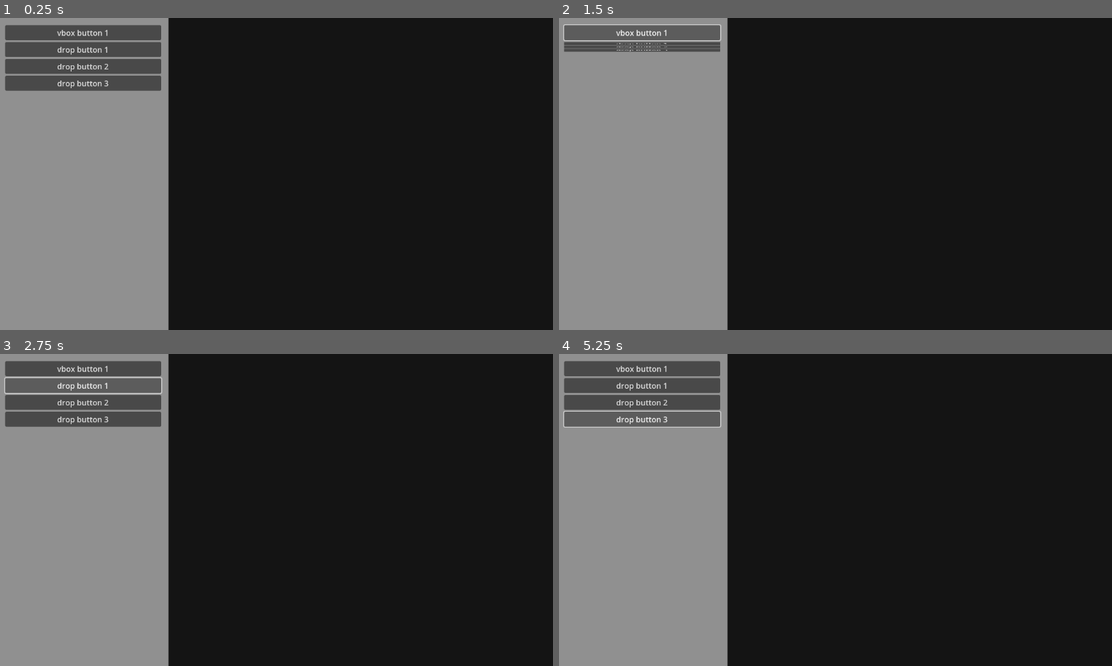
Above: before the commit, frames 1-4 (two rows, left to right).
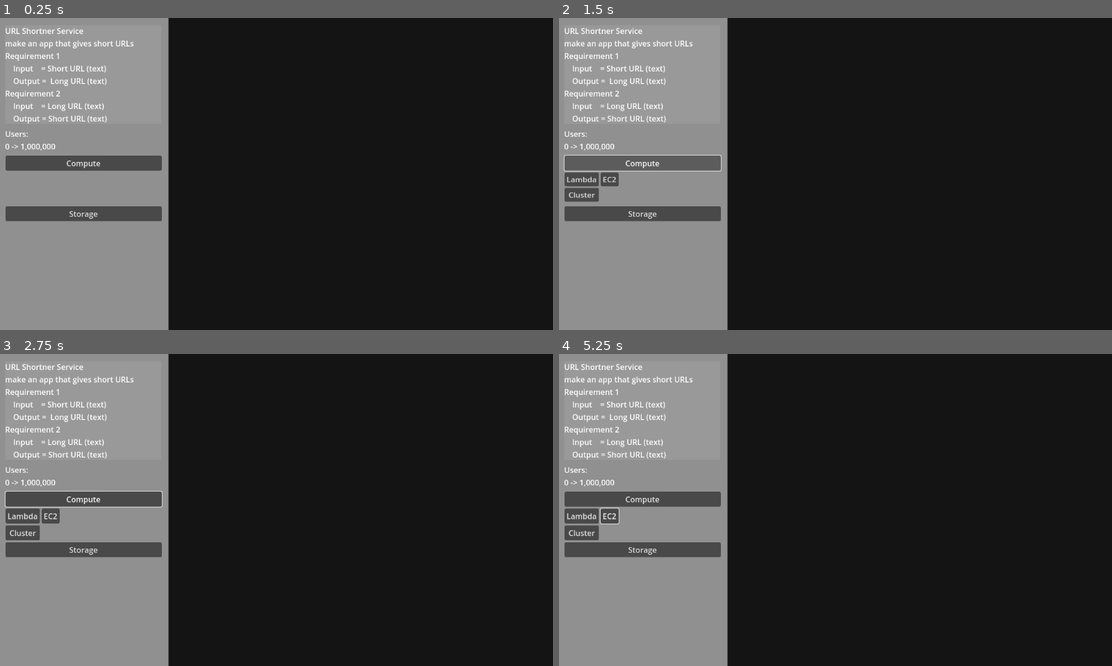
Above: after the commit, the same moments.

Repository: hud987/B2BSaaSSimulator
Game: Godot game, scene res://Scenes/B2BSaaSSimulator.tscn
Two runs of this game, one before a commit and one after it. Both use one fixed random seed, a clock stepped at 60 frames per second and the inputs below. Before the commit the project starts from res://Scenes/menu_item.tscn.
Inputs (mouse positions are in pixels of both pictures, inside the frame that each line leads up to):
- Up to frame 1 (0.25 s): no input
- Up to frame 2 (1.5 s): click (641, 33) at 0.5 s, where only the run before the commit has a clickable "vbox button 1"; click "vbox button 1" (after the commit: "Compute") at 1.25 s
- Up to frame 3 (2.75 s): click (82, 385) at 2 s, where only the run before the commit has a clickable "drop button 1"
- Up to frame 4 (5.25 s): click (581, 516) at 2.75 s, where only the run after the commit has a clickable "Lambda"; click (641, 403) at 3.5 s, where only the run before the commit has a clickable "drop button 2"; click (608, 516) at 4.25 s, where only the run after the commit has a clickable "EC2"; click (641, 419) at 5 s, where only the run before the commit has a clickable "drop button 3"

The runs differ from the first frame. In frame 1, 8.7% of the frame differs, in the area x 0-30%, y 2-66%; in frame 2, 6.8%; in frame 3, 9.6%; in frame 4, 9.6%.

Commit message:
fill out menu

Diff:
--- /dev/null
+++ b/Scenes/B2BSaaSSimulator.tscn
@@ -0,0 +1,146 @@
+[gd_scene load_steps=3 format=3 uid="uid://ejxl1p4ar3to"]
+
+[ext_resource type="Script" uid="uid://chhkvyuxx73dt" path="res://Scenes/grid_container.gd" id="1_t3hkx"]
+
+[sub_resource type="StyleBoxFlat" id="StyleBoxFlat_el436"]
+
+[node name="B2BSaaSSimulator" type="Control"]
+layout_mode = 3
+anchors_preset = 0
+
+[node name="Grid" type="Control" parent="."]
+anchors_preset = 0
+offset_right = 40.0
+offset_bottom = 40.0
+
+[node name="GridBackground" type="ColorRect" parent="Grid"]
+layout_mode = 0
+offset_left = -149.0
+offset_top = -87.0
+offset_right = 1311.0
+offset_bottom = 786.0
+color = Color(0.080783345, 0.080783345, 0.080783345, 1)
+
+[node name="Menu" type="Control" parent="."]
+anchors_preset = 0
+offset_right = 40.0
+offset_bottom = 40.0
+
+[node name="MenuBackground" type="ColorRect" parent="Menu"]
+layout_mode = 0
+offset_right = 354.0
+offset_bottom = 648.0
+color = Color(0.5649617, 0.5649616, 0.5649616, 1)
+
+[node name="MenuDescription" type="MarginContainer" parent="Menu"]
+custom_minimum_size = Vector2(50, 50)
+layout_mode = 0
+offset_left = 15.0
+offset_top = 15.0
+offset_right = 339.0
+offset_bottom = 197.0
+
+[node name="VboxButton1" type="VBoxContainer" parent="Menu/MenuDescription"]
+layout_mode = 2
+
+[node name="Label" type="Label" parent="Menu/MenuDescription/VboxButton1"]
+layout_mode = 2
+theme_override_styles/normal = SubResource("StyleBoxFlat_el436")
+text = "URL Shortner Service
+make an app that gives short URLs
+Requirement 1
+    Input    = Short URL (text)
+    Output =  Long URL (text)
+Requirement 2
+    Input    = Long URL (text)
+    Output = Short URL (text)"
+
+[node name="MenuScore" type="MarginContainer" parent="Menu"]
+custom_minimum_size = Vector2(50, 50)
+layout_mode = 0
+offset_left = 15.0
+offset_top = 229.0
+offset_right = 339.0
+offset_bottom = 302.0
+
+[node name="VboxButton1" type="VBoxContainer" parent="Menu/MenuScore"]
+layout_mode = 2
+
+[node name="Label" type="Label" parent="Menu/MenuScore/VboxButton1"]
+layout_mode = 2
+text = "Users:
+0 -> 1,000,000"
+
+[node name="MenuResources" type="VBoxContainer" parent="Menu"]
+layout_mode = 0
+offset_left = 16.0
+offset_top = 286.0
+offset_right = 340.0
+offset_bottom = 602.0
+
+[node name="Compute" type="MarginContainer" parent="Menu/MenuResources"]
+custom_minimum_size = Vector2(50, 50)
+layout_mode = 2
+
+[node name="ComputeResources" type="VBoxContainer" parent="Menu/MenuResources/Compute"]
+layout_mode = 2
+
+[node name="Button" type="Button" parent="Menu/MenuResources/Compute/ComputeResources"]
+layout_mode = 2
+text = "Compute
+"
+
+[node name="GridContainer" type="GridContainer" parent="Menu/MenuResources/Compute/ComputeResources"]
+layout_mode = 2
+columns = 2
+script = ExtResource("1_t3hkx")
+is_expanded = false
+time = 0.2
+
+[node name="Lambda" type="Button" parent="Menu/MenuResources/Compute/ComputeResources/GridContainer"]
+layout_mode = 2
+text = "Lambda
+"
+
+[node name="EC2" type="Button" parent="Menu/MenuResources/Compute/ComputeResources/GridContainer"]
+layout_mode = 2
+text = "EC2"
+
+[node name="Cluster" type="Button" parent="Menu/MenuResources/Compute/ComputeResources/GridContainer"]
+layout_mode = 2
+text = "Cluster
+"
+
+[node name="Storage" type="MarginContainer" parent="Menu/MenuResources"]
+custom_minimum_size = Vector2(50, 50)
+layout_mode = 2
+
+[node name="Storage" type="VBoxContainer" parent="Menu/MenuResources/Storage"]
+layout_mode = 2
+
+[node name="Button" type="Button" parent="Menu/MenuResources/Storage/Storage"]
+layout_mode = 2
+text = "Storage"
+
+[node name="GridContainer" type="GridContainer" parent="Menu/MenuResources/Storage/Storage"]
+layout_mode = 2
+columns = 2
+script = ExtResource("1_t3hkx")
+is_expanded = false
+time = 0.2
+
+[node name="Object" type="Button" parent="Menu/MenuResources/Storage/Storage/GridContainer"]
+layout_mode = 2
+text = "Object"
+
+[node name="SQL Database" type="Button" parent="Menu/MenuResources/Storage/Storage/GridContainer"]
+layout_mode = 2
+text = "SQL Database
+"
+
+[node name="NoSQL Database" type="Button" parent="Menu/MenuResources/Storage/Storage/GridContainer"]
+layout_mode = 2
+text = "NoSQL Database"
+
+[connection signal="pressed" from="Menu/MenuResources/Compute/ComputeResources/Button" to="Menu/MenuResources/Compute/ComputeResources/GridContainer" method="_on_button_pressed"]
+[connection signal="pressed" from="Menu/MenuResources/Storage/Storage/Button" to="Menu/MenuResources/Storage/Storage/GridContainer" method="_on_button_pressed"]
--- a/Scenes/button.gd
+++ /dev/null
@@ -1,13 +0,0 @@
-extends Button
-
-
-# Called when the node enters the scene tree for the first time.
-func _ready() -> void:
-	pass # Replace with function body.
-
-# Called every frame. 'delta' is the elapsed time since the previous frame.
-func _process(delta: float) -> void:
-	pass
-
-func _pressed() -> void:
-	print("pressed")
--- a/Scenes/expandable_vbox.gd
+++ b/Scenes/grid_container.gd
@@ -1,10 +1,16 @@
-extends VBoxContainer
+extends GridContainer
 
 @export var is_expanded : bool = true
 @export var time : float = 0.1
 @export var transition_type : Tween.TransitionType
 
+#Force the initial render to be correct
+func _ready() -> void:
+	await get_tree().process_frame #Can force dropdown to render closed
+	scale.y = 1.0 if is_expanded else 0.0
+
 func _on_button_pressed() -> void:
+	print(self.scale)
 	self.expand()
 
 func expand() -> void:
--- a/Scenes/h_box_container.gd
+++ /dev/null
@@ -1,21 +0,0 @@
-extends HBoxContainer
-
-
-# Called when the node enters the scene tree for the first time.
-func _ready() -> void:
-	pass # Replace with function body.
-
-# Called every frame. 'delta' is the elapsed time since the previous frame.
-func _process(delta: float) -> void:
-	pass
-
-func mouse_entered(event):
-	print(event)
-
-#func _input(event: InputEvent):
-	##print(event)
-	#print(mouse_entered)
-
-func _unhandled_input(event: InputEvent):
-	if event is InputEventMouseButton and event.pressed:
-		print("HBox1 Pressed")
--- a/Scenes/menu_item.gd
+++ /dev/null
@@ -1,9 +0,0 @@
-extends Control
-
-# Called when the node enters the scene tree for the first time.
-func _ready():
-	pass # Replace with function body.
-
-# Called every frame. 'delta' is the elapsed time since the previous frame.
-func _process(delta):
-	pass
--- a/Scenes/menu_item.tscn
+++ /dev/null
@@ -1,68 +0,0 @@
-[gd_scene load_steps=3 format=3 uid="uid://ejxl1p4ar3to"]
-
-[ext_resource type="Script" uid="uid://orylc345fkhm" path="res://Scenes/menu_item.gd" id="1_jv1tv"]
-[ext_resource type="Script" uid="uid://c74qg52ifw1ur" path="res://Scenes/expandable_vbox.gd" id="2_el436"]
-
-[node name="B2BSaaSSimulator" type="Control"]
-layout_mode = 3
-anchors_preset = 0
-script = ExtResource("1_jv1tv")
-
-[node name="Grid" type="Control" parent="."]
-anchors_preset = 0
-offset_right = 40.0
-offset_bottom = 40.0
-
-[node name="ColorRect" type="ColorRect" parent="Grid"]
-layout_mode = 0
-offset_left = -149.0
-offset_top = -87.0
-offset_right = 1311.0
-offset_bottom = 786.0
-color = Color(0.080783345, 0.080783345, 0.080783345, 1)
-
-[node name="Menu" type="Control" parent="."]
-anchors_preset = 0
-offset_right = 40.0
-offset_bottom = 40.0
-
-[node name="ColorRect" type="ColorRect" parent="Menu"]
-layout_mode = 0
-offset_right = 354.0
-offset_bottom = 648.0
-color = Color(0.5649617, 0.5649616, 0.5649616, 1)
-
-[node name="MarginContainer2" type="MarginContainer" parent="Menu"]
-custom_minimum_size = Vector2(50, 50)
-layout_mode = 0
-offset_left = 15.0
-offset_top = 15.0
-offset_right = 339.0
-offset_bottom = 197.0
-
-[node name="VboxButton1" type="VBoxContainer" parent="Menu/MarginContainer2"]
-layout_mode = 2
-
-[node name="Button" type="Button" parent="Menu/MarginContainer2/VboxButton1"]
-layout_mode = 2
-text = "vbox button 1"
-
-[node name="ExpandableVbox" type="VBoxContainer" parent="Menu/MarginContainer2/VboxButton1"]
-layout_mode = 2
-script = ExtResource("2_el436")
-time = 0.5
-transition_type = 7
-
-[node name="DropButton1" type="Button" parent="Menu/MarginContainer2/VboxButton1/ExpandableVbox"]
-layout_mode = 2
-text = "drop button 1"
-
-[node name="DropButton2" type="Button" parent="Menu/MarginContainer2/VboxButton1/ExpandableVbox"]
-layout_mode = 2
-text = "drop button 2"
-
-[node name="DropButton3" type="Button" parent="Menu/MarginContainer2/VboxButton1/ExpandableVbox"]
-layout_mode = 2
-text = "drop button 3"
-
-[connection signal="pressed" from="Menu/MarginContainer2/VboxButton1/Button" to="Menu/MarginContainer2/VboxButton1/ExpandableVbox" method="_on_button_pressed"]
--- a/Scenes/menuitem.gd
+++ /dev/null
@@ -1,11 +0,0 @@
-extends Control
-
-
-# Called when the node enters the scene tree for the first time.
-func _ready():
-	pass # Replace with function body.
-
-
-# Called every frame. 'delta' is the elapsed time since the previous frame.
-func _process(delta):
-	pass
--- a/project.godot
+++ b/project.godot
@@ -11,6 +11,6 @@
 [application]
 
 config/name="B2B SaaS Simulator"
-run/main_scene="res://Scenes/menu_item.tscn"
+run/main_scene="res://Scenes/B2BSaaSSimulator.tscn"
 config/features=PackedStringArray("4.5", "Forward Plus")
 config/icon="res://icon.svg"
Not shown, removed: Scenes/button.gd.uid
Not shown, removed: Scenes/expandable_vbox.gd.uid
Not shown, added: Scenes/grid_container.gd.uid
Not shown, removed: Scenes/h_box_container.gd.uid
Not shown, removed: Scenes/menu_item.gd.uid
Not shown, removed: Scenes/menuitem.gd.uid
